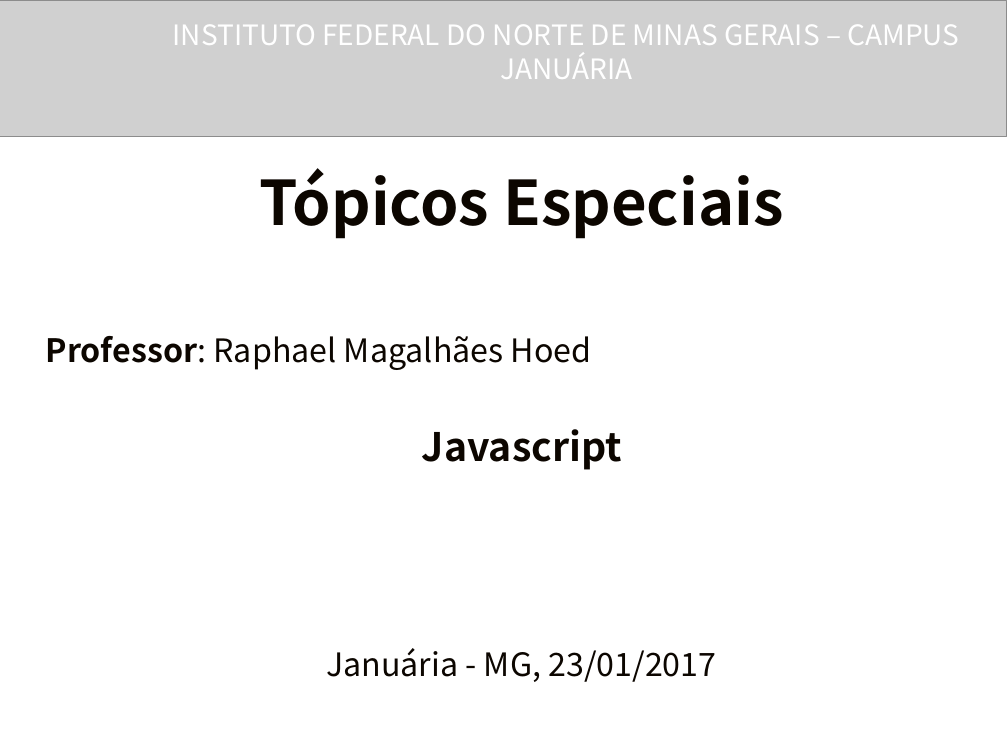
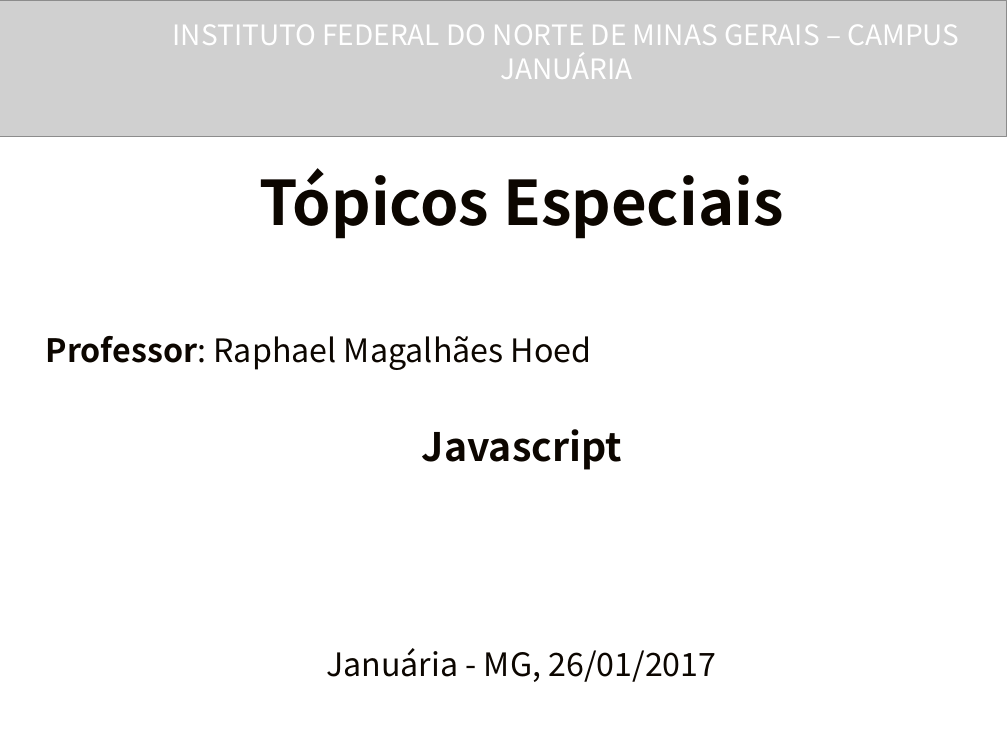
Before and after one commit to raphael-hoed/TADS_TOPICOS_ESPECIAIS_2016, a slide deck: slide 1 of javascript.pptx. Drawn at 1008x756 pixels with LibreOffice and Linux fonts; fonts in the diff are those of the drawing; grey boxes stand for pictures; background and template pictures are left out. Boxes give left, top, right and bottom in pixels: in the first picture for what was removed or moved away, otherwise in the second. Text is boxed around its words. In the diff, an @@ line names an element or a change of style, - is before the commit and + after.

```diff
--- a/javascript.pptx
+++ b/javascript.pptx
@@ text at (326,648,716,682): text changed @@
-Januária - MG, 23/01/2017
+Januária - MG, 26/01/2017
```
Also in this commit, not shown: 14 slides added.
